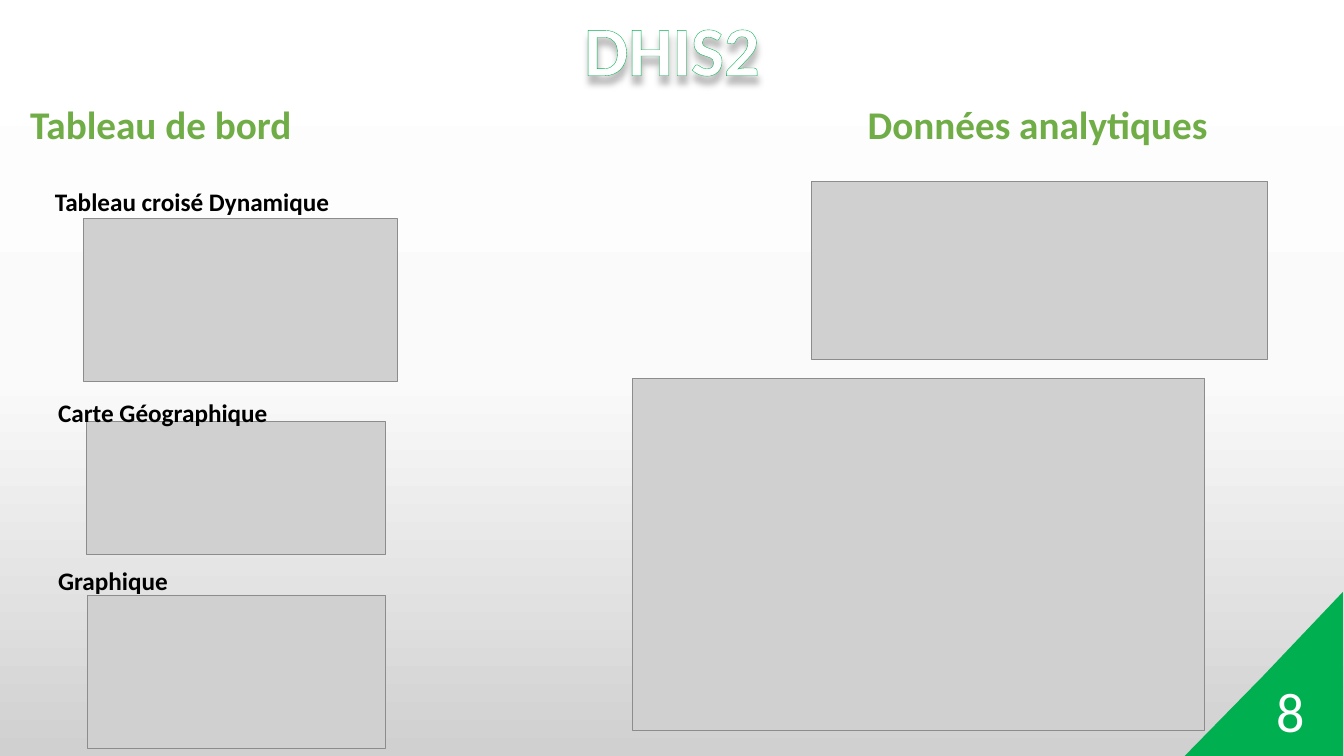
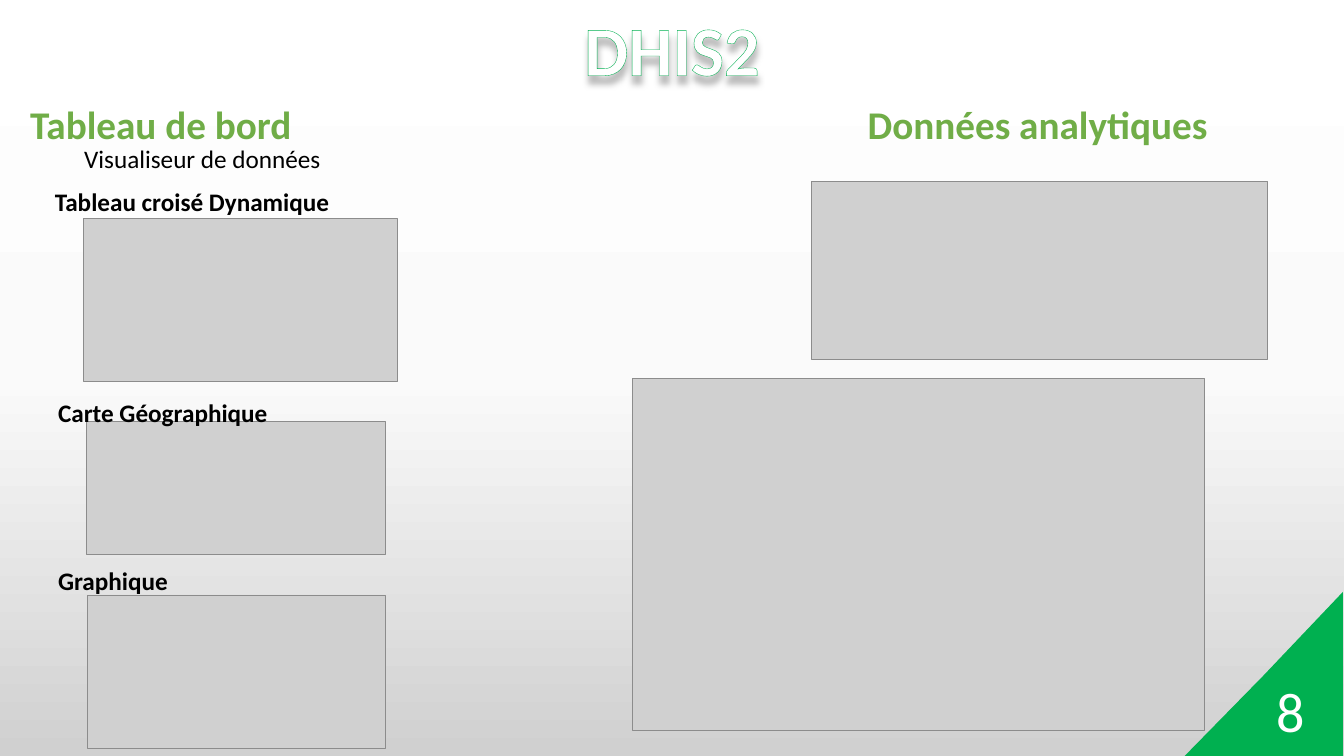
Before and after one commit to Kenn555/SIG, a slide deck: slide 8 of Présentation de mémoire L3.pptx. Drawn at 1344x756 pixels with LibreOffice and Linux fonts; fonts in the diff are those of the drawing; grey boxes stand for pictures; background and template pictures are left out. Boxes give left, top, right and bottom in pixels: in the first picture for what was removed or moved away, otherwise in the second. Text is boxed around its words. In the diff, an @@ line names an element or a change of style, - is before the commit and + after.

```diff
--- a/Présentation de mémoire L3.pptx
+++ b/Présentation de mémoire L3.pptx
@@ text added at (84,150,320,169), 18 pt, text #000000 @@
+Visualiseur de données
```
Also in this commit, not shown: 5 other slides changed, 1 other file.
